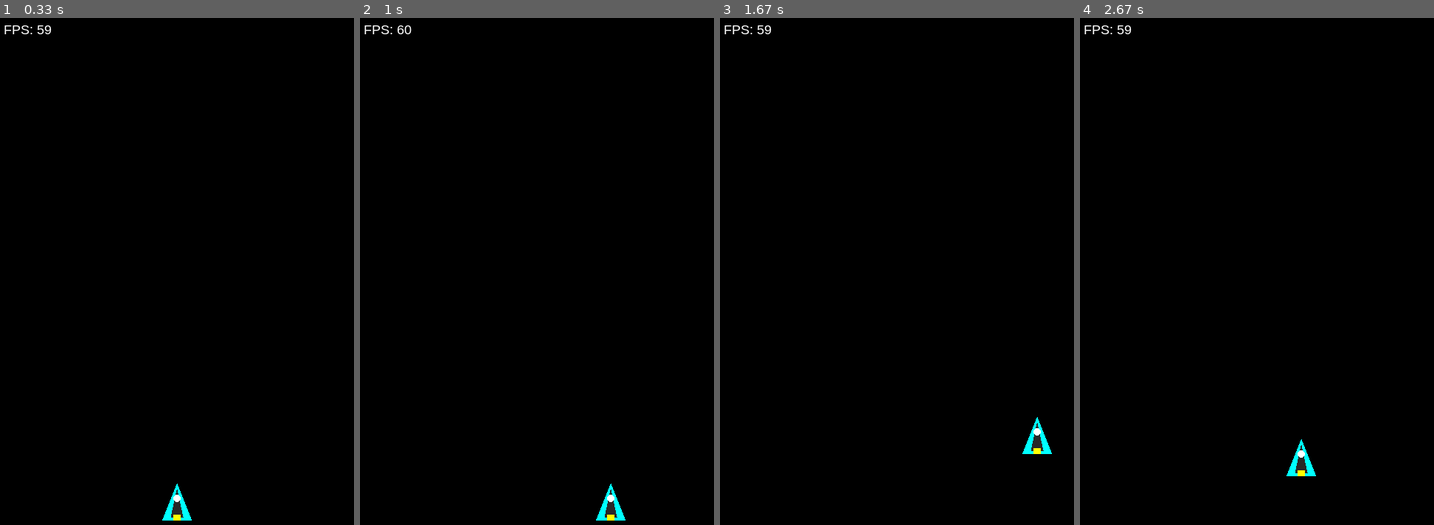
Above: before the commit, frames 1-4 (left to right).
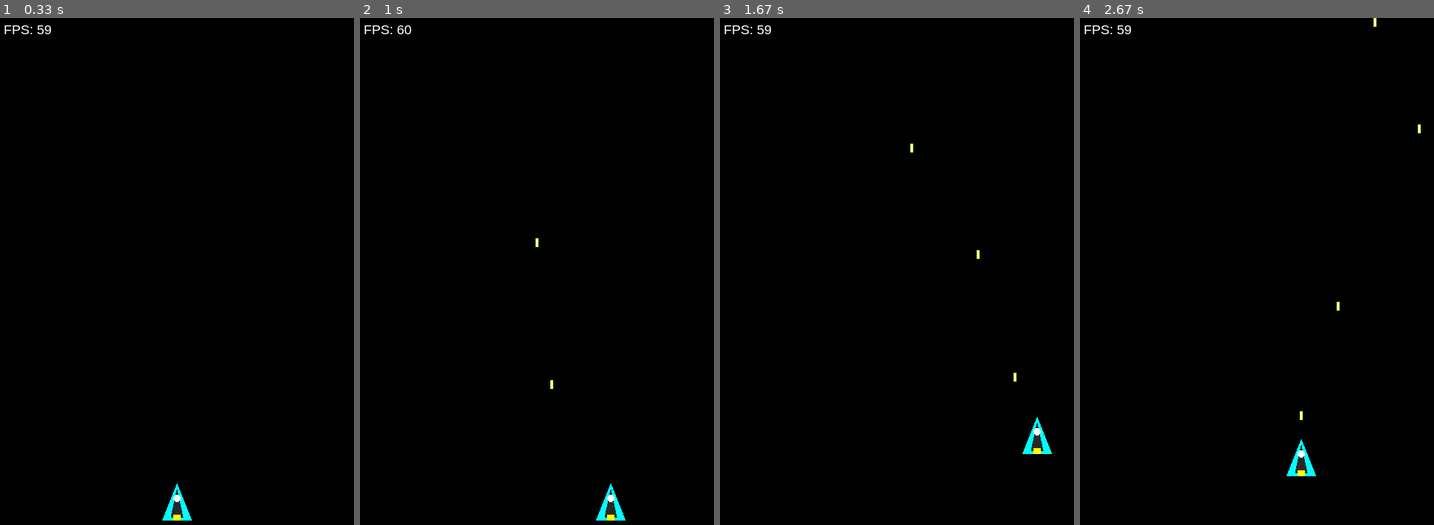
Above: after the commit, the same moments.

Repository: victorbouissoumota/PyGame-Mota-Sheik
Game: pygame game, started from Código PyGaMe Projeto final Dessoft.py
Same seed, same stepped clock (60 frames per second), same inputs: the game is played once before the commit and once after it.
Inputs:
- Up to frame 1 (0.33 s): no input
- Up to frame 2 (1 s): tap Space at 0.33, 0.73 s; hold Right from 0.67 s (still down)
- Up to frame 3 (1.67 s): tap Space at 1.03, 1.23, 1.57 s; release Right at 1.13 s; hold Up 1.17-1.47 s; hold Right from 1.5 s (still down)
- Up to frame 4 (2.67 s): tap Space at 1.87, 2.07, 2.37, 2.63 s; release Right at 1.97 s; hold Left 2-2.53 s; hold Down from 2.57 s (still down)

Frame 1 is identical in both runs. In frame 2, less than 0.1% of the frame differs, in the area x 49-55%, y 43-74%; in frame 3, less than 0.1%; in frame 4, less than 0.1%, in the area x 62-97%, y 0-80%.

Commit message:
sistema de tiros do jogador

Diff:
--- a/Código PyGaMe Projeto final Dessoft.py
+++ b/Código PyGaMe Projeto final Dessoft.py
@@ -33,6 +33,13 @@
 PLAYER_WIDTH = 40
 PLAYER_HEIGHT = 50
 
+# Tiros
+BULLET_SPEED = -8
+BULLET_WIDTH = 4
+BULLET_HEIGHT = 12
+BULLET_COLOR = YELLOW
+SHOOT_DELAY = 250  # Milissegundos entre cada tiro
+
 
 # =============================================================================
 # SPRITES
@@ -42,22 +49,32 @@
     """Nave controlada pelo jogador.
 
     A nave se move nas quatro direções usando as setas do teclado
-    ou WASD, e fica limitada às bordas da tela.
+    ou WASD, e fica limitada às bordas da tela. Atira com a barra
+    de espaço.
 
     Attributes:
         image: Superfície com o desenho da nave.
         rect: Retângulo de posição e colisão.
         speed: Velocidade de movimentação em pixels por frame.
+        last_shot: Timestamp do último tiro disparado.
     """
 
-    def __init__(self):
-        """Inicializa a nave no centro inferior da tela."""
+    def __init__(self, bullet_group, all_sprites_group):
+        """Inicializa a nave no centro inferior da tela.
+
+        Args:
+            bullet_group: Grupo de sprites para adicionar os tiros.
+            all_sprites_group: Grupo geral de sprites do jogo.
+        """
         super().__init__()
         self.image = self._create_ship_image()
         self.rect = self.image.get_rect()
         self.rect.centerx = SCREEN_WIDTH // 2
         self.rect.bottom = SCREEN_HEIGHT - 20
         self.speed = PLAYER_SPEED
+        self.bullet_group = bullet_group
+        self.all_sprites_group = all_sprites_group
+        self.last_shot = 0
 
     def _create_ship_image(self):
         """Cria o sprite da nave desenhando um formato de nave.
@@ -69,9 +86,9 @@
 
         # Corpo principal da nave (triângulo)
         body_points = [
-            (PLAYER_WIDTH // 2, 0),          # Ponta superior (nariz)
-            (0, PLAYER_HEIGHT),               # Base esquerda
-            (PLAYER_WIDTH, PLAYER_HEIGHT),    # Base direita
+            (PLAYER_WIDTH // 2, 0),
+            (0, PLAYER_HEIGHT),
+            (PLAYER_WIDTH, PLAYER_HEIGHT),
         ]
         pygame.draw.polygon(surface, CYAN, body_points)
 
@@ -110,8 +127,20 @@
         self.rect.x += dx
         self.rect.y += dy
 
-        # Limita a nave às bordas da tela
         self._clamp_to_screen()
+
+    def shoot(self):
+        """Dispara um tiro se o tempo de recarga já passou.
+
+        Cria um objeto Bullet na posição da ponta da nave e adiciona
+        aos grupos de sprites correspondentes.
+        """
+        now = pygame.time.get_ticks()
+        if now - self.last_shot >= SHOOT_DELAY:
+            self.last_shot = now
+            bullet = Bullet(self.rect.centerx, self.rect.top)
+            self.bullet_group.add(bullet)
+            self.all_sprites_group.add(bullet)
 
     def _clamp_to_screen(self):
         """Impede que a nave saia dos limites da tela."""
@@ -125,6 +154,41 @@
             self.rect.bottom = SCREEN_HEIGHT
 
 
+class Bullet(pygame.sprite.Sprite):
+    """Projétil disparado pela nave do jogador.
+
+    O tiro se move para cima e é destruído ao sair da tela.
+
+    Attributes:
+        image: Superfície com o desenho do tiro.
+        rect: Retângulo de posição e colisão.
+        speed: Velocidade vertical do tiro (negativa = para cima).
+    """
+
+    def __init__(self, x, y):
+        """Inicializa o tiro na posição especificada.
+
+        Args:
+            x: Posição horizontal do centro do tiro.
+            y: Posição vertical do topo do tiro.
+        """
+        super().__init__()
+        self.image = pygame.Surface((BULLET_WIDTH, BULLET_HEIGHT), pygame.SRCALPHA)
+        pygame.draw.rect(self.image, BULLET_COLOR, (0, 0, BULLET_WIDTH, BULLET_HEIGHT))
+        # Brilho no centro do tiro
+        pygame.draw.rect(self.image, WHITE, (1, 1, BULLET_WIDTH - 2, BULLET_HEIGHT - 2))
+        self.rect = self.image.get_rect()
+        self.rect.centerx = x
+        self.rect.bottom = y
+        self.speed = BULLET_SPEED
+
+    def update(self):
+        """Move o tiro para cima e o remove se sair da tela."""
+        self.rect.y += self.speed
+        if self.rect.bottom < 0:
+            self.kill()
+
+
 # =============================================================================
 # CLASSE PRINCIPAL DO JOGO
 # =============================================================================
@@ -138,6 +202,7 @@
         running: Flag que indica se o jogo está em execução.
         playing: Flag que indica se uma partida está em andamento.
         all_sprites: Grupo com todos os sprites do jogo.
+        bullets: Grupo com os tiros do jogador.
     """
 
     def __init__(self):
@@ -154,7 +219,8 @@
     def new_game(self):
         """Inicia uma nova partida, criando os grupos de sprites e o jogador."""
         self.all_sprites = pygame.sprite.Group()
-        self.player = Player()
+        self.bullets = pygame.sprite.Group()
+        self.player = Player(self.bullets, self.all_sprites)
         self.all_sprites.add(self.player)
         self.playing = True
         self.run()
@@ -177,6 +243,8 @@
                 if event.key == pygame.K_ESCAPE:
                     self.playing = False
                     self.running = False
+                elif event.key == pygame.K_SPACE:
+                    self.player.shoot()
 
     def update(self):
         """Atualiza todos os sprites do jogo."""
